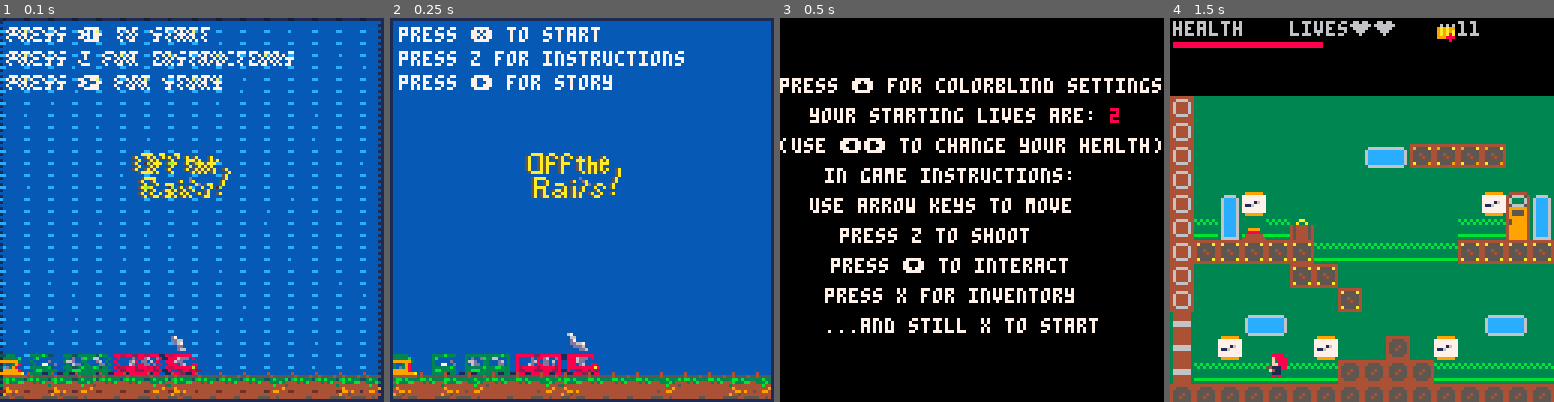
Above: before the commit, frames 1-4 (left to right).
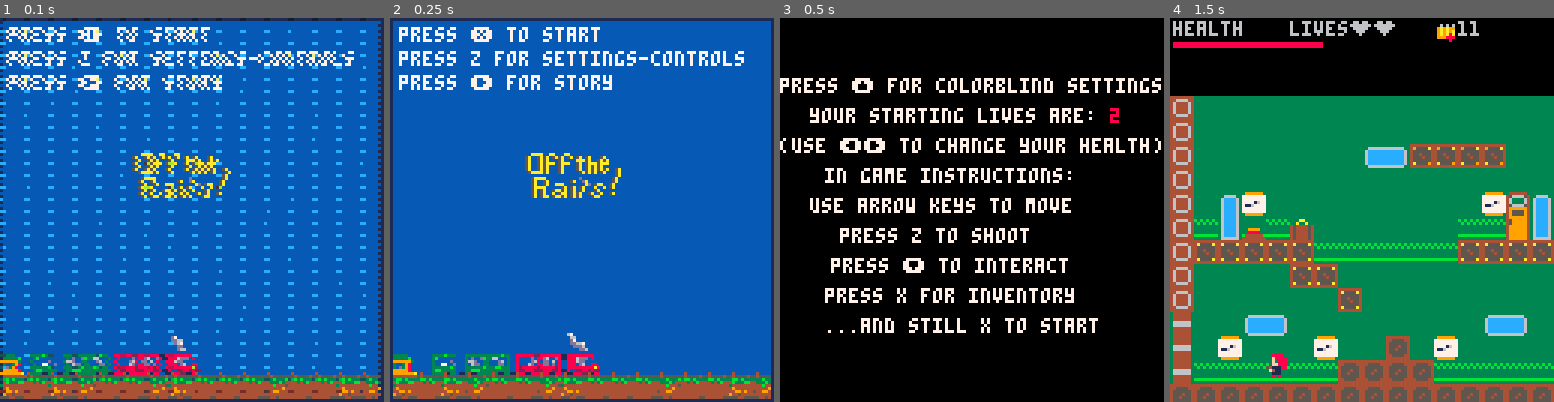
Above: after the commit, the same moments.

Repository: hggorel/Off-The-Rails
Game: PICO-8 cartridge offtherails.p8
Two runs of this game, one before a commit and one after it. Both use one fixed random seed, a clock stepped at 60 frames per second and the inputs below.
Inputs:
- Up to frame 1 (0.1 s): no input
- Up to frame 2 (0.25 s): no input
- Up to frame 3 (0.5 s): tap O (Z key) at 0.33 s
- Up to frame 4 (1.5 s): tap O (Z key) at 0.7, 1.43 s; tap X (X key) at 1.07 s

The runs differ from the first frame. In frame 1, 0.7% of the frame differs, in the area x 39-93%, y 8-13%; in frame 2, 0.7%; in frame 3, nothing differs; in frame 4, nothing differs.

Commit message:
FINAL COPY :)

Diff:
--- a/offtherails.p8
+++ b/offtherails.p8
@@ -292,6 +292,7 @@
 		mset(63, 21, 129)
 		mset(62, 22, 144)
 		mset(63, 22, 145)
+		mset(58, 22, 47)
 	end
 end
 
@@ -870,7 +871,7 @@
 				for a in all(extras) do
  					del(extras,a)
  			end
- 			create_herlock(98, 64)
+ 			create_herlock(24, 80)
 				create_herlock(120, 64)
 				create_merlin()
 				map_x = 36
@@ -1379,7 +1380,7 @@
 	color(1)
 	rect(0, 0, 127, 127)
 		print("press ❎ to start",3,3,7)
-		print("press z for instructions",3,11,7)
+		print("press z for settings-controls",3,11,7)
 		print("press ➡️ for story",3,19,7)
 		spr(107,45,45,4,2)
 	if cc > 0 then
@@ -1422,7 +1423,7 @@
 		print("inventory",10,10,7)
 		spr(11,20,20) --queens crown
 		spr(13,35,20) --gun
-		spr(12,50,20) --shotgun
+		spr(12,50,20) --tea
 		spr(14,65,20) --ammo
 		rect(sel.x,sel.y,sel.x+12,sel.y+12,8)
 		if sel.place == 0 then
@@ -1837,7 +1838,7 @@
 	print("+",63,77,7)
 	end
 	if cc > 12 then
-	spr(12,70,75)
+	spr(13,70,75)
 	end
 	if cc == 14 then --test this
 	cls()
@@ -2271,7 +2272,7 @@
 00000000000000000000000000000000000000000000000000000000000000000000000096848484848b93848384848484848484848484848384938b8484848496aaaa00000000000000000000000000000000000000000000000000000000000000000000000000000000000000000000000000000000000000000000000000
 00000000000000000000000000000000000000000000000000000000000000000000000096848484849a93848483848587848485878484838484939a8484848496aaaa00000000000000000000000000000000000000000000000000000000000000000000000000000000000000000000000000000000000000000000000000
 00000000000000000000000000000000000000000000000000000000000000000000000096848484849a93848484848484848484848484848484939a8484a78496aaaa00000000000000000000000000000000000000000000000000000000000000000000000000000000000000000000000000000000000000000000000000
-00000000000000000000000000000000000000000000000000000000000000000000000096848484849a93949494949494949494949494949494939a84842f8496000000000000000000000000000000000000000000000000000000000000000000000000000000000000000000000000000000000000000000000000000000
+000000000000000000000000000000000000000000000000000000000000000000000000962f8484849a93949494949494949494949494949494939a84842f8496000000000000000000000000000000000000000000000000000000000000000000000000000000000000000000000000000000000000000000000000000000
 0000000000000000000000000000000000000000000000000000000000000000000000009694949494949496000000000000000000000000009694949494949496000000000000000000000000000000000000000000000000000000000000000000000000000000000000000000000000000000000000000000000000000000
 
 
